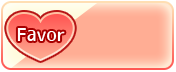
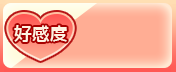
The second 176 × 72 image is a revision of the first. Changes to its layers:
hid group "Text" (0 layers) over (x1=17, y1=28, x2=65, y2=42)
removed layer "Favor" from group "Text" over (x1=17, y1=28, x2=65, y2=42)
hid "sp_fstatus_07_03 [96D1D99F0F-0000000000]" over (x1=1, y1=1, x2=174, y2=70)
showed "Background" over (x1=0, y1=0, x2=176, y2=72)
